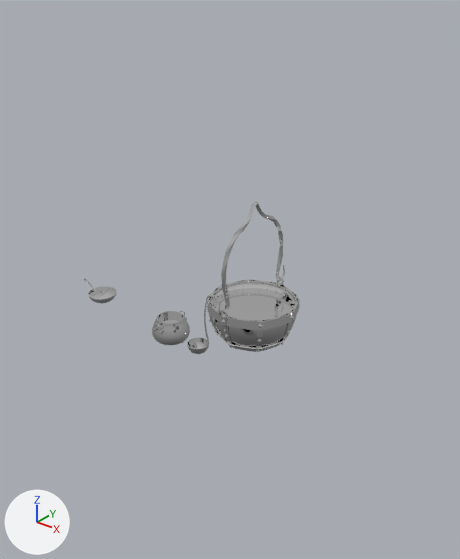
Renders of the FBX model Assets/Art/Models/Environment/Kitchen Stuff.fbx from each side of a commit.
Before and after are seen from a camera (50 mm lens) standing at (3.86, 3.11, 3.2) and looking at (0.75, 6.99, 0.79). The lights are fixed; the arrows at lower left show +X, +Y and +Z. Where no turn or scale is listed for an object, it has been applied to the vertices.

Objects in the first picture: 'CauldronHanging', 'CookingPot', 'Ladle'.
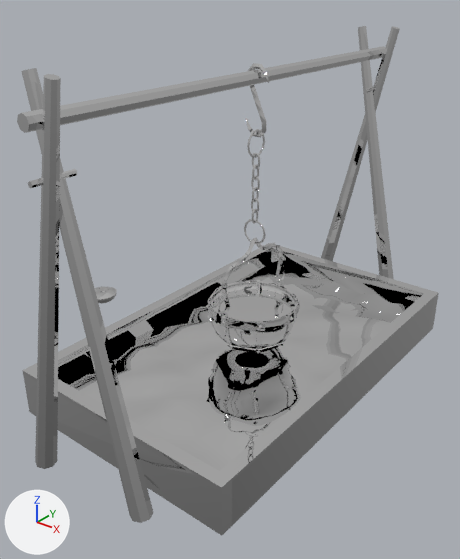
Boxes [x1, y1, x2, y2] around the edits, measured in the pictures (460 x 559 px):
'FirebedFoundation', added: after [22, 243, 439, 536]
'Firebed', added: after [61, 263, 409, 471]
'CookingStationSupports', added: after [17, 26, 400, 523]
'CauldronHanging', moved, turned: before [206, 201, 300, 352]; after [206, 238, 300, 353]
'Chain', added: after [244, 129, 266, 244]
'Ladle', moved, turned: before [187, 294, 216, 354]; after [256, 280, 260, 294]
'Hook', added: after [246, 63, 269, 138]
'CookingPot', unchanged, covered by the edit: before [152, 310, 190, 345]

Edits to the bpy script that builds the scene:
```text
Add me_chain:
    me_chain.from_pydata(...)  # 336 vertices, 336 faces; spans x -0.11..0.83, y -0.11..0.11, z -0.11..0.11
    me_chain.materials.append(mat_imphenziapixpal)  # its picture is missing
Add me_cookingstationsupports_001:
    me_cookingstationsupports_001.from_pydata(...)  # 120 vertices, 78 faces; spans x -0.53..0.53, y -2.01..2.01, z -0.04..2.74
    me_cookingstationsupports_001.materials.append(mat_imphenziapixpal)  # its picture is missing
Add me_hook:
    me_hook.from_pydata(...)  # 68 vertices, 66 faces; spans x -0.105..0.106, y -0.022..0.022, z -0.089..0.441
    me_hook.materials.append(mat_imphenziapixpal)  # its picture is missing
Add me_firebed_001:
    me_firebed_001.from_pydata(...)  # 228 vertices, 198 faces; spans x -0.9..0.9, y -1.55..1.55, z 0.32..0.38
    me_firebed_001.materials.append(mat_imphenziapixpal)  # its picture is missing
Add me_firebedfoundation_001:
    me_firebedfoundation_001.from_pydata(...)  # 42 vertices, 44 faces; spans x -1.0..1.0, y -1.65..1.65, z 0.0..0.4
    me_firebedfoundation_001.materials.append(mat_imphenziapixpal)  # its picture is missing
Change ob_cauldronhanging:
    add ob_cauldronhanging.parent = ob_chain
    ob_cauldronhanging.location: (1.0, 7.0, 0.0) -> (2.02, 0.0, 0.0)
    ob_cauldronhanging.rotation_euler: (1.571, 0.0, 0.0) -> (0.0, 0.0, 1.571)  # degrees (90, 0, 0) -> degrees (0, 0, 90)
Change ob_ladle:
    add ob_ladle.parent = ob_cauldronhanging
Add ob_chain:
    ob_chain = bpy.data.objects.new('Chain', me_chain)
    ob_chain.location = (1.0, 7.0, 2.01)
    ob_chain.rotation_euler = (1.571, 1.571, 0.0)  # degrees (90, 90, 0)
Add ob_cookingstationsupports:
    ob_cookingstationsupports = bpy.data.objects.new('CookingStationSupports', me_cookingstationsupports_001)
    ob_cookingstationsupports.location = (1.0, 7.0, 0.0)
Add ob_hook:
    ob_hook = bpy.data.objects.new('Hook', me_hook)
    ob_hook.location = (1.0, 7.0, 2.15)
Add ob_firebed:
    ob_firebed = bpy.data.objects.new('Firebed', me_firebed_001)
    ob_firebed.location = (1.0, 7.0, -0.15)
Add ob_firebedfoundation:
    ob_firebedfoundation = bpy.data.objects.new('FirebedFoundation', me_firebedfoundation_001)
    ob_firebedfoundation.location = (1.0, 7.0, 0.0)
```
